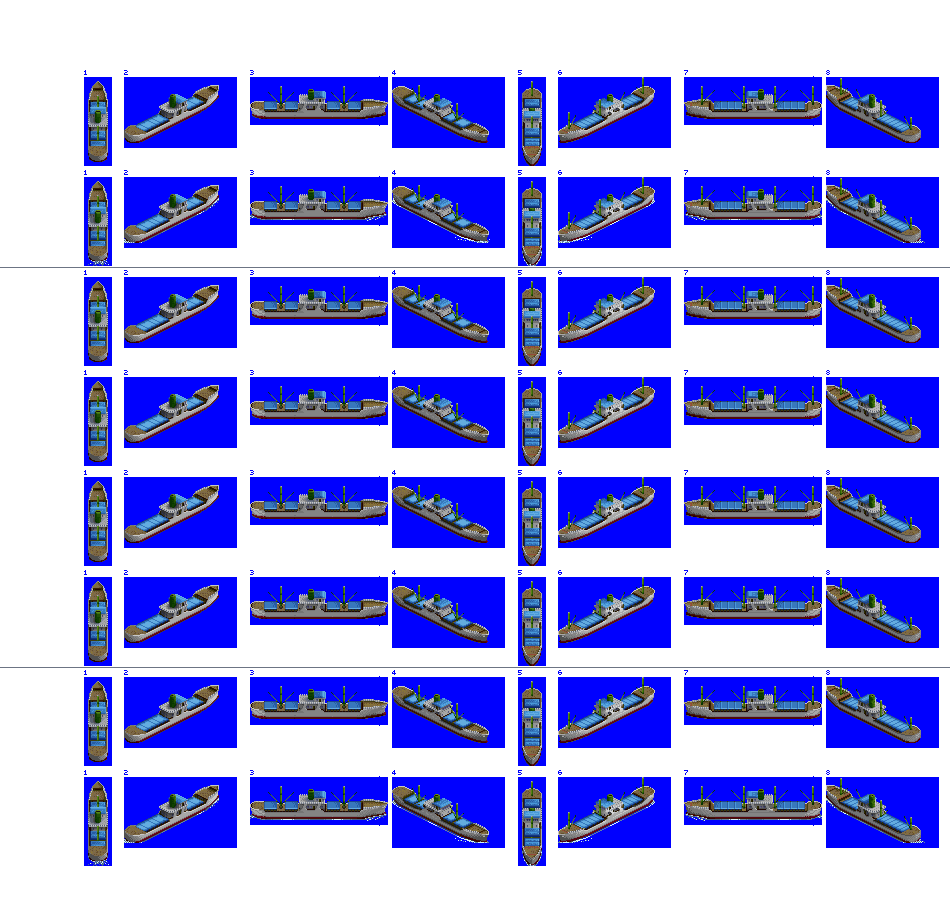
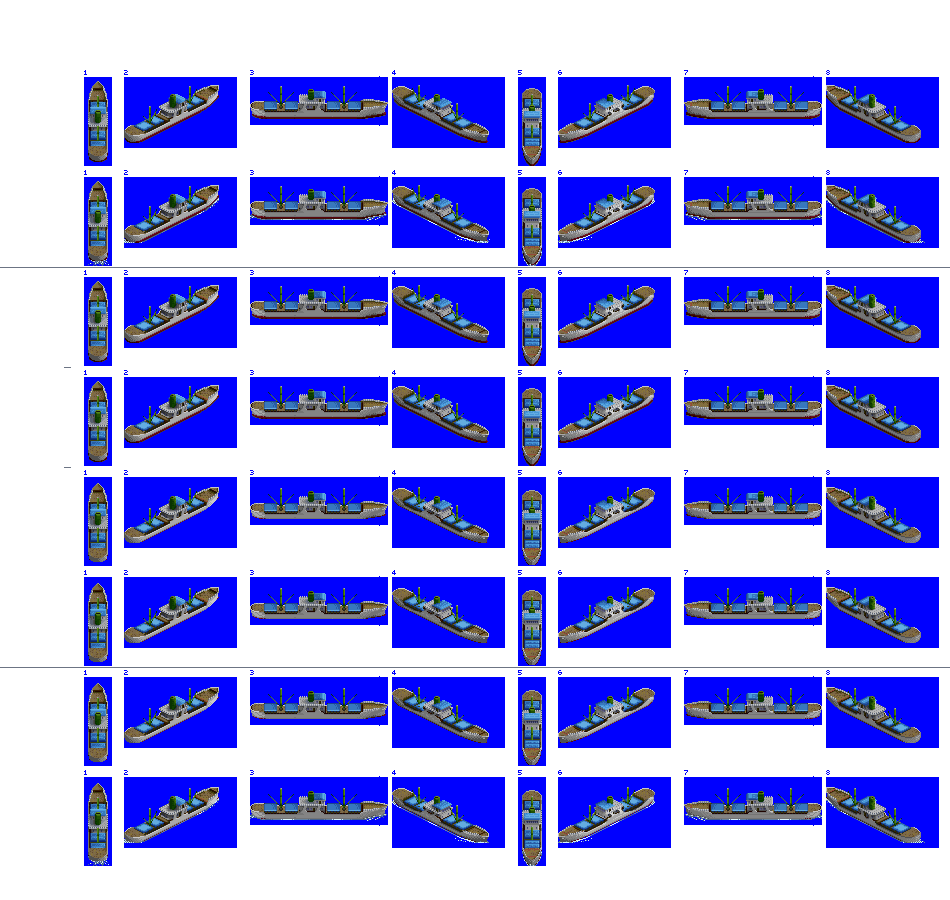
Before/after of a 950×900 layered artwork. What changed in the layer stack:
painted on "reefer" over [64, 77, 921, 865]
